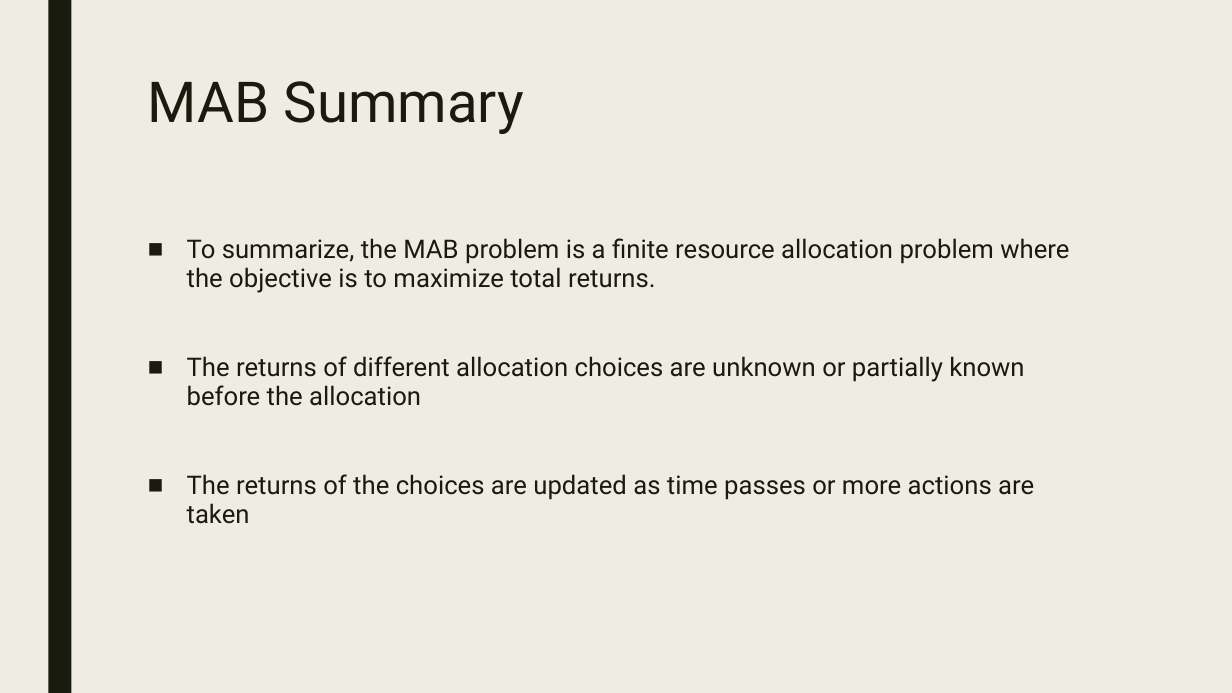
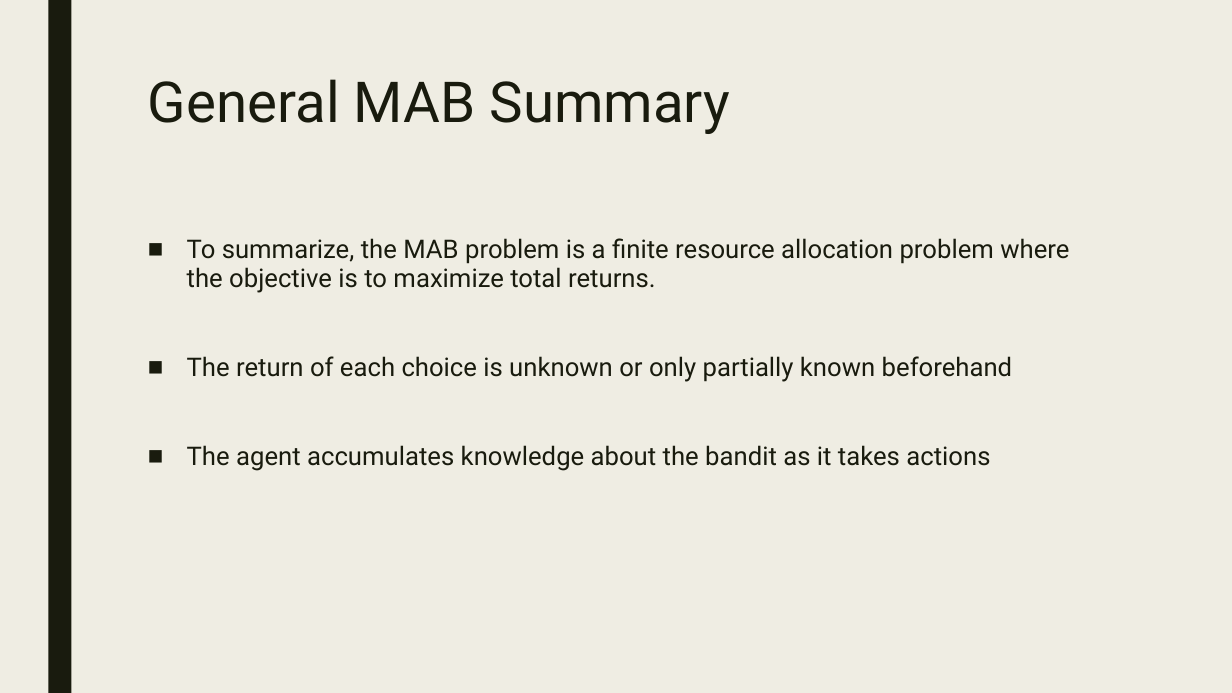
Before and after one commit to CourseReps/ECEN689-Fall2018, a slide deck: slide 8 of Students/mason-rumuly/tutorial/Thompson Sampling.pptx (slide 9 before the commit). Drawn at 1232x693 pixels with LibreOffice and Linux fonts; fonts in the diff are those of the drawing. Boxes give left, top, right and bottom in pixels: in the first picture for what was removed or moved away, otherwise in the second. Text is boxed around its words. In the diff, an @@ line names an element or a change of style, - is before the commit and + after.

```diff
--- a/Students/mason-rumuly/tutorial/Thompson Sampling.pptx
+++ b/Students/mason-rumuly/tutorial/Thompson Sampling.pptx
@@ title at <box>148,79,731,134</box>: text changed @@
-MAB Summary
+General MAB Summary
@@ text at <box>187,356,1012,471</box>: text changed @@
-■ The returns of different allocation choices are unknown or partially known before the allocation
-■ The returns of the choices are updated as time passes or more actions are taken
+■ The return of each choice is unknown or only partially known beforehand
+■ The agent accumulates knowledge about the bandit as it takes actions
```
Also in this commit, not shown: 5 other slides changed, 2 slides added, 2 slides removed, 2 other files.
